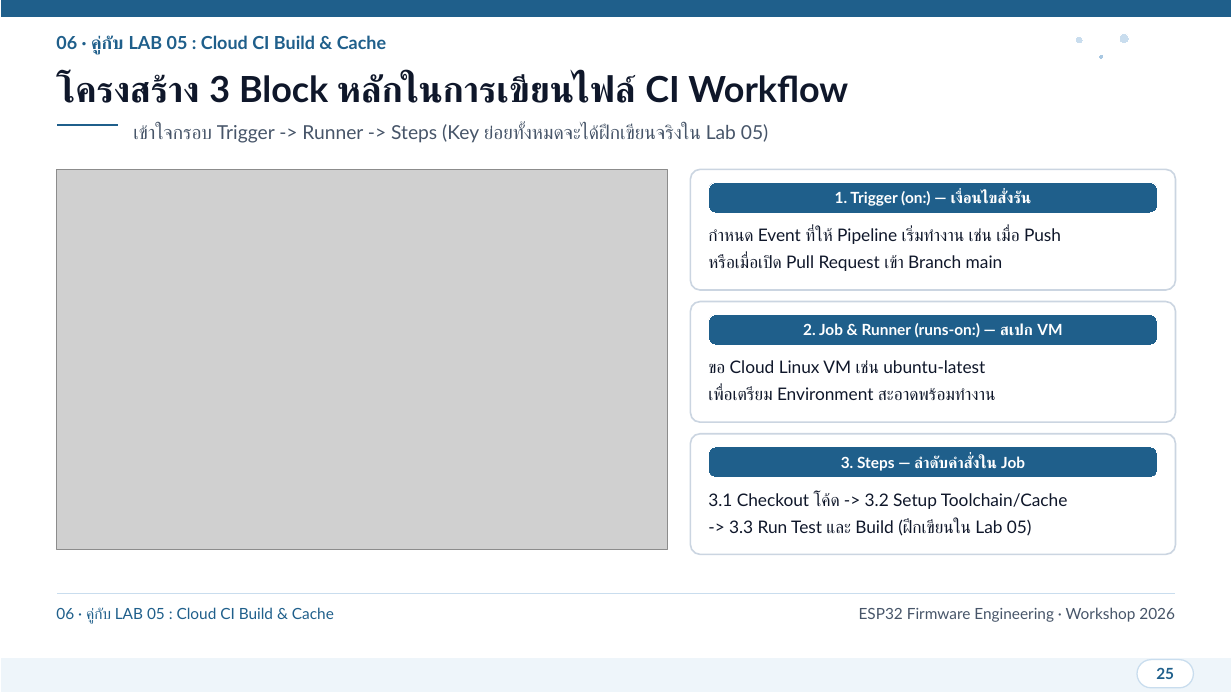
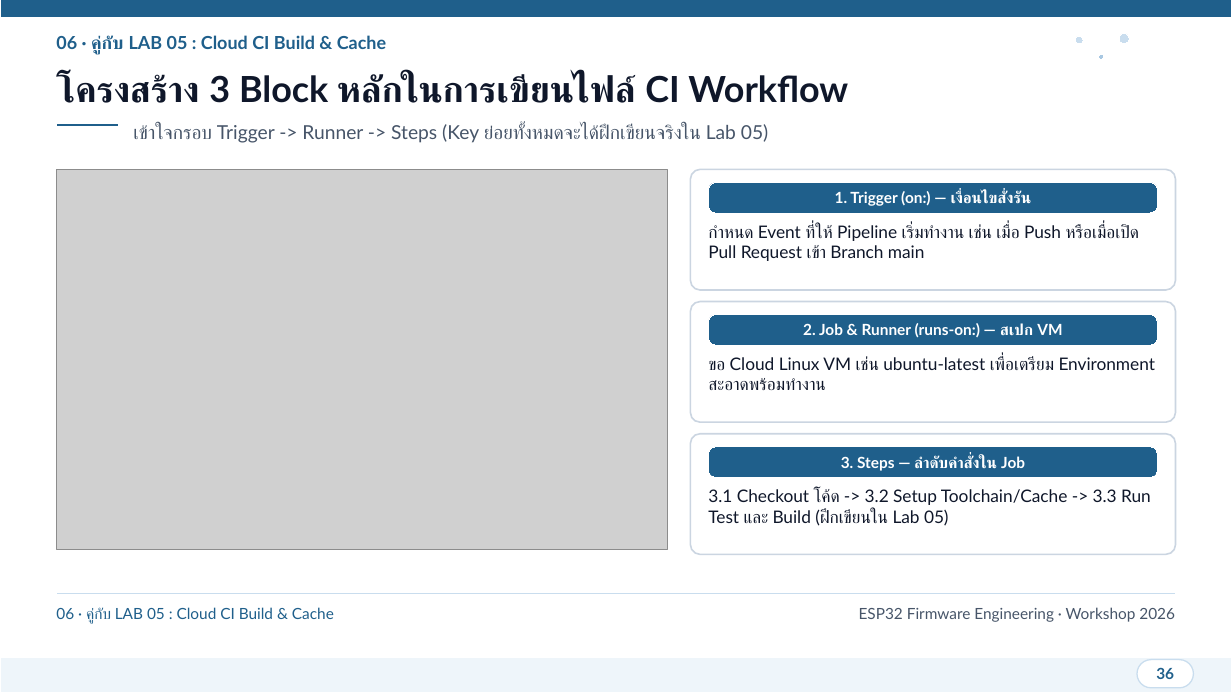
Before and after one commit to SavEe2429/git-practice, a slide deck: slide 36 of presentation/ESP32_Git_CICD_Workshop.pptx (slide 25 before the commit). Drawn at 1232x693 pixels with LibreOffice and Linux fonts; fonts in the diff are those of the drawing; grey boxes stand for pictures. Boxes give left, top, right and bottom in pixels: in the first picture for what was removed or moved away, otherwise in the second. Text is boxed around its words. In the diff, an @@ line names an element or a change of style, - is before the commit and + after.

```diff
--- a/presentation/ESP32_Git_CICD_Workshop.pptx
+++ b/presentation/ESP32_Git_CICD_Workshop.pptx
@@ text at [708,224,1140,261]: text changed @@
-กำหนด Event ที่ให้ Pipeline เริ่มทำงาน เช่น เมื่อ Push
-หรือเมื่อเปิด Pull Request เข้า Branch main
+กำหนด Event ที่ให้ Pipeline เริ่มทำงาน เช่น เมื่อ Push หรือเมื่อเปิด Pull Request เข้า Branch main
@@ text at [708,357,1155,390]: text changed @@
-ขอ Cloud Linux VM เช่น ubuntu-latest
-เพื่อเตรียม Environment สะอาดพร้อมทำงาน
+ขอ Cloud Linux VM เช่น ubuntu-latest เพื่อเตรียม Environment สะอาดพร้อมทำงาน
@@ text at [708,489,1151,526]: text changed @@
-3.1 Checkout โค้ด -> 3.2 Setup Toolchain/Cache
--> 3.3 Run Test และ Build (ฝึกเขียนใน Lab 05)
+3.1 Checkout โค้ด -> 3.2 Setup Toolchain/Cache -> 3.3 Run Test และ Build (ฝึกเขียนใน Lab 05)
@@ text at [1156,667,1174,679]: text changed @@
-25
+36
```
Also in this commit, not shown: 27 other slides changed, 11 slides added, 1 other file.
